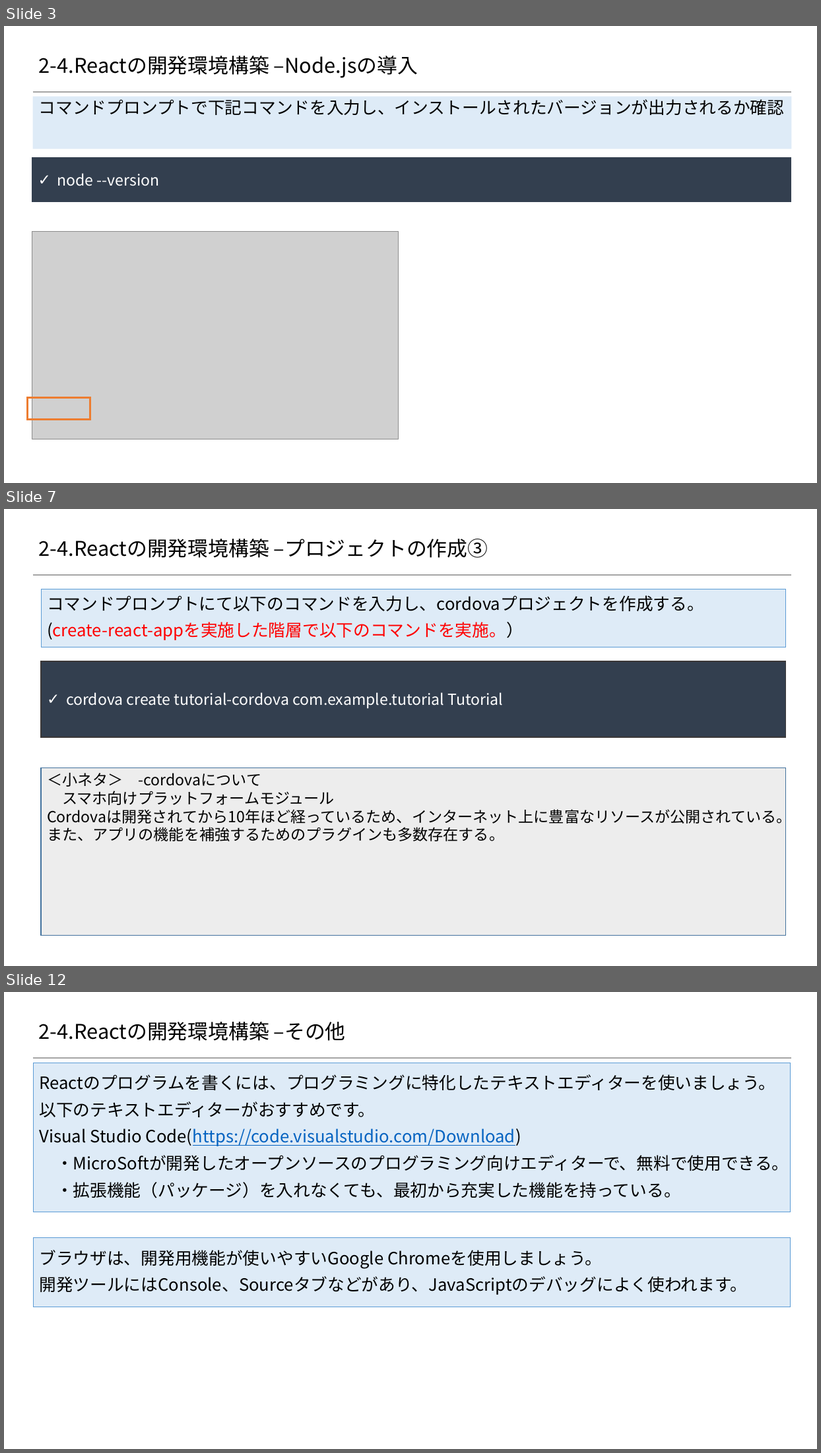
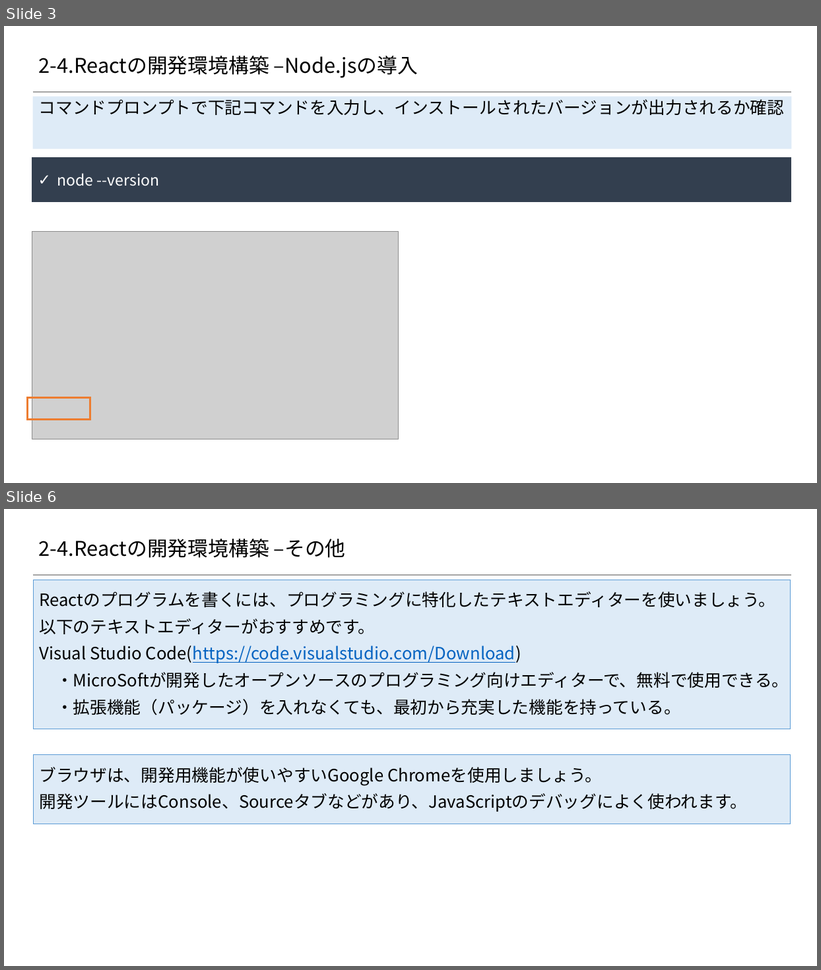
Before and after one commit to 2018SYSTEMI34/diary, a slide deck: doc/02_SlideShare/01.ネタ/２_Reactの基礎/2-4_React開発環境構築手順.pptx. Shown one above the other, each under a label of ours: slides 3, 7 and 12 before the commit, slides 3 and 6 after it; the slides between them are not shown. The pictures are 821x1453 and 821x970 pixels, drawn with LibreOffice and Linux fonts; fonts in the diff are those of the drawing; grey boxes stand for pictures; background and template pictures are left out. Boxes give left, top, right and bottom in pixels: in the first picture for what was removed or moved away, otherwise in the second. Text is boxed around its words. In the diff, an @@ line names an element or a change of style, - is before the commit and + after.

Commit message:
開発環境構築手順修正

```diff
--- a/doc/02_SlideShare/01.ネタ/２_Reactの基礎/2-4_React開発環境構築手順.pptx
+++ b/doc/02_SlideShare/01.ネタ/２_Reactの基礎/2-4_React開発環境構築手順.pptx
@@ slide 7 removed at bbox=[4, 509, 817, 966], background #FFFFFF; not listed: 1 template element that a slide beside it also shows @@
@@ title removed at bbox=[39, 539, 488, 558] @@
-2-4.Reactの開発環境構築 –プロジェクトの作成③
@@ rectangle removed at bbox=[41, 589, 786, 647] @@
-コマンドプロンプトにて以下のコマンドを入力し、cordovaプロジェクトを作成する。
-(create-react-appを実施した階層で以下のコマンドを実施。）
@@ rectangle removed at bbox=[41, 661, 786, 738] @@
-✓ cordova create tutorial-cordova com.example.tutorial Tutorial
@@ rectangle removed at bbox=[41, 768, 786, 936] @@
-＜小ネタ＞ -cordovaについて
-スマホ向けプラットフォームモジュール
-Cordovaは開発されてから10年ほど経っているため、インターネット上に豊富なリソースが公開されている。
-また、アプリの機能を補強するためのプラグインも多数存在する。
@@ what was slide 12 is now slide 6 @@
```
Also in this commit, not shown: 2 slides changed, 5 other slides removed.
